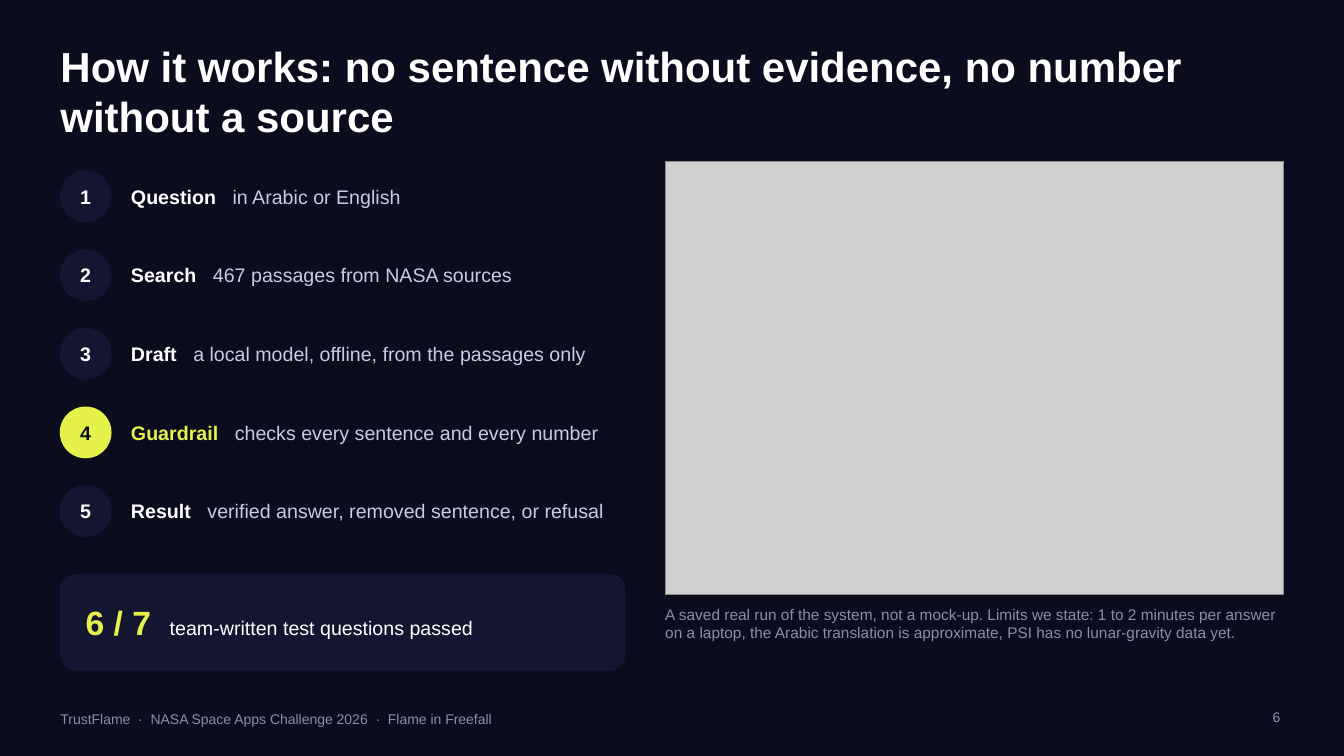
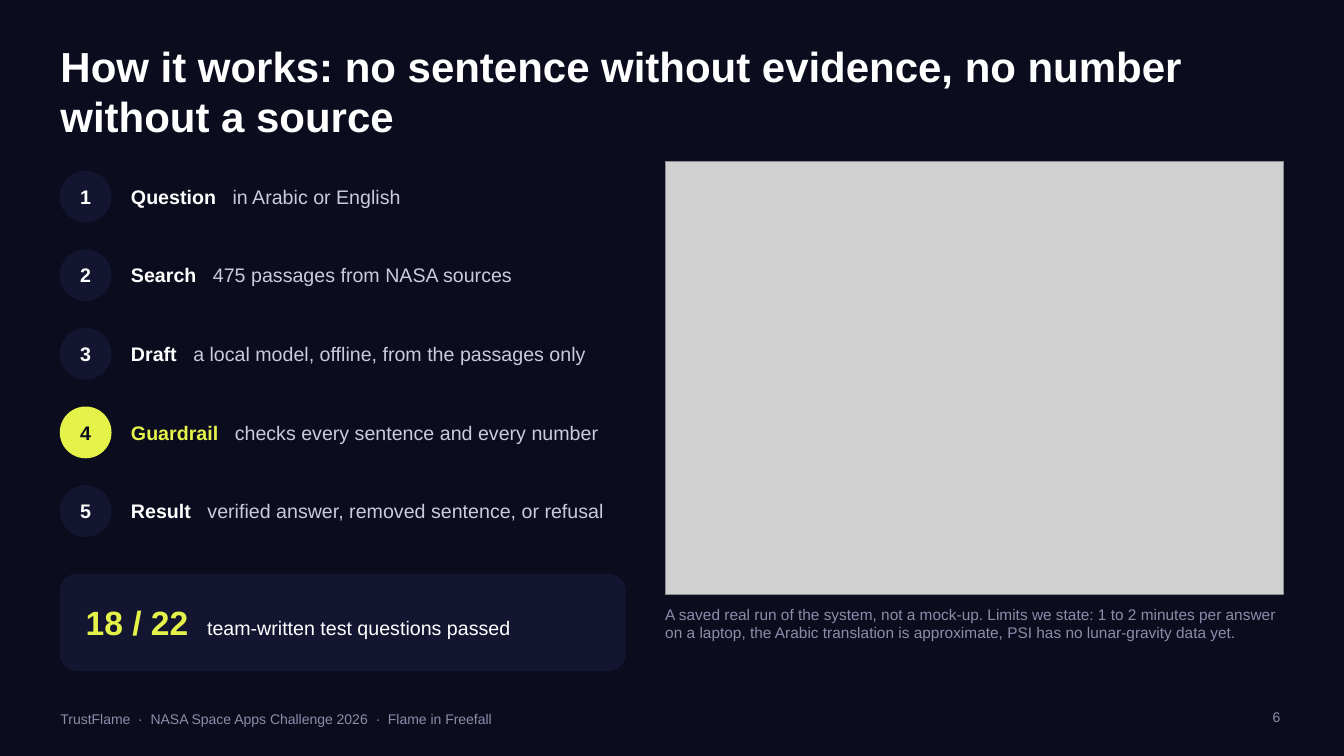
Before and after one commit to mariadwaghrh/flame-in-freefall, a slide deck: slide 6 of presentation/TrustFlame_deck.pptx. Drawn at 1344x756 pixels with LibreOffice and Linux fonts; fonts in the diff are those of the drawing; grey boxes stand for pictures. Boxes give left, top, right and bottom in pixels: in the first picture for what was removed or moved away, otherwise in the second. Text is boxed around its words. In the diff, an @@ line names an element or a change of style, - is before the commit and + after.

```diff
--- a/presentation/TrustFlame_deck.pptx
+++ b/presentation/TrustFlame_deck.pptx
@@ text at (131, 267, 512, 286): text changed @@
-Search 467 passages from NASA sources
+Search 475 passages from NASA sources
@@ text at (86, 611, 510, 639): text changed @@
-6 / 7 team-written test questions passed
+18 / 22 team-written test questions passed
```
Also in this commit, not shown: 1 other slide changed, 15 other files.
